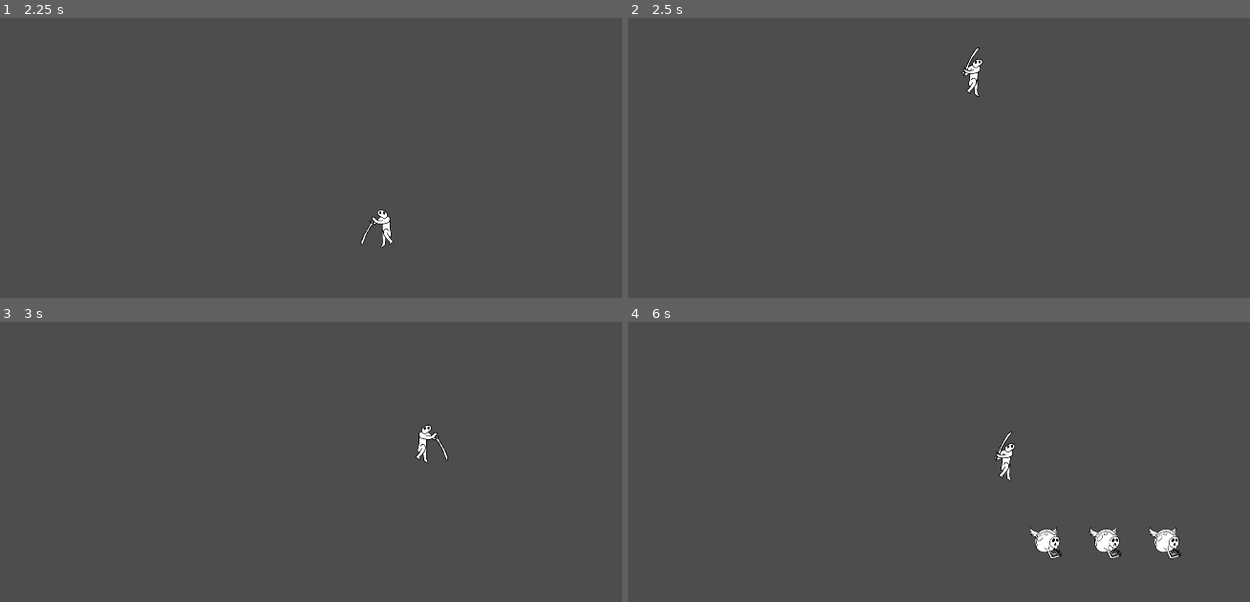
Above: before the commit, frames 1-4 (two rows, left to right).
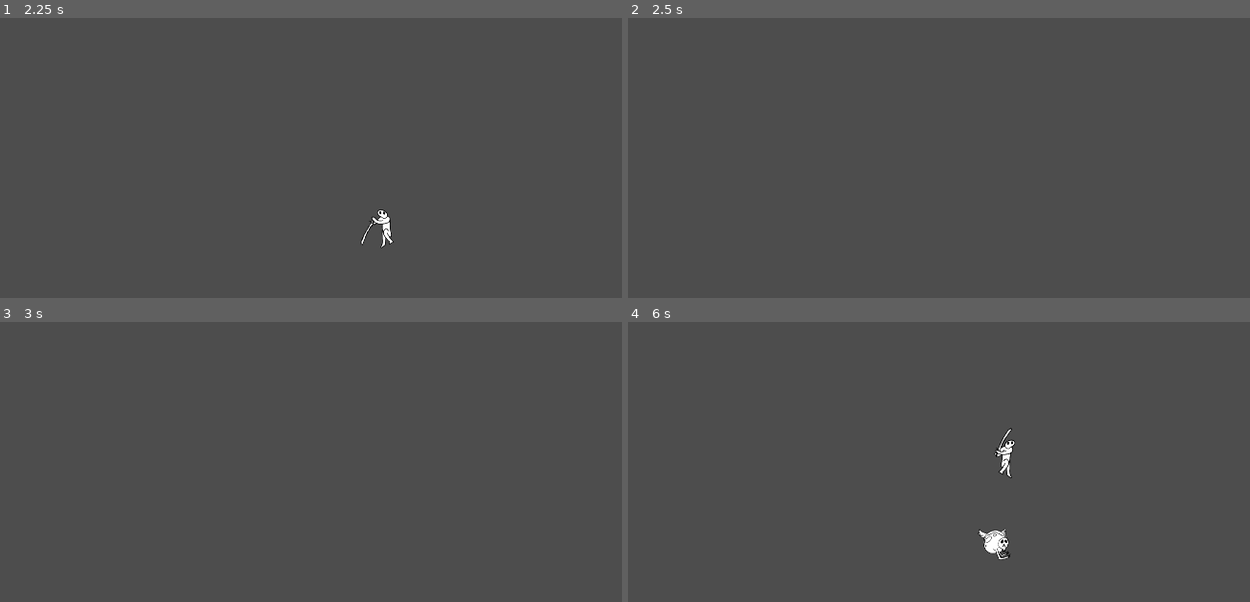
Above: after the commit, the same moments.

Repository: friedev/against-the-void
Game: Godot game, scene res://src/main.tscn
The game is run twice, just before and just after one commit, with the same random seed, the same clock (stepped at 60 frames per second) and the same inputs.
Inputs:
- Up to frame 1 (2.25 s): tap Enter at 0.5 s; hold D (move_right) 0.53-1.28 s; hold X (attack) 0.53-1.28 s; tap Z (jump) at 0.77, 0.8, 1.07, 1.35, 1.52, 1.82 s; hold A (move_left) 1.28-2.03 s; tap X (attack) at 1.55 s; hold D (move_right) from 2.03 s (still down); hold X (attack) from 2.03 s (still down)
- Up to frame 2 (2.5 s): keep holding D (move_right); keep holding X (attack); tap Z (jump) at 2.3 s
- Up to frame 3 (3 s): keep holding D (move_right); release X (attack) at 2.78 s; tap X (attack) at 2.85 s
- Up to frame 4 (6 s): tap Z (jump) at 3.02, 3.32, 4.52, 4.82, 5.3, 5.85 s; release D (move_right) at 3.53 s; hold Z (jump) 3.53-4.28 s; hold A (move_left) 3.53-5.78 s; tap R (restart) at 4.15 s; tap X (attack) at 4.35 s; hold X (attack) 5.03-5.78 s; hold D (move_right) from 5.78 s (still down)

Frame 1 is identical in both runs. In frame 2, 0.2% of the frame differs, in the area x 53-58%, y 10-29%; in frame 3, 0.2%; in frame 4, 1.5%, in the area x 56-89%, y 37-86%.

Commit message:
Separate dying and restarting

Diff:
--- a/src/main.gd
+++ b/src/main.gd
@@ -6,3 +6,12 @@
 
 func _on_node_spawned(node: Node) -> void:
 	add_child(node)
+
+
+func _unhandled_key_input(event: InputEvent) -> void:
+	if event.is_action_pressed("restart"):
+		restart()
+
+
+func restart() -> void:
+	get_tree().reload_current_scene()
--- a/src/main.tscn
+++ b/src/main.tscn
@@ -53,7 +53,7 @@
 [node name="Main" type="Node2D" unique_id=793816073]
 script = ExtResource("1_rlaii")
 
-[node name="Player" type="CharacterBody2D" parent="." unique_id=305687847 node_paths=PackedStringArray("sprite", "sword_area", "attack_sound", "jump_sound")]
+[node name="Player" type="CharacterBody2D" parent="." unique_id=305687847 node_paths=PackedStringArray("sprite", "sword_area", "attack_sound", "jump_sound", "camera")]
 position = Vector2(1, -550)
 scale = Vector2(2, 2)
 collision_mask = 2
@@ -71,6 +71,7 @@
 sword_area = NodePath("SwordArea")
 attack_sound = NodePath("AttackSound")
 jump_sound = NodePath("JumpSound")
+camera = NodePath("ShakeCamera")
 
 [node name="Sprite2D" type="AnimatedSprite2D" parent="Player" unique_id=1711341869]
 position = Vector2(4.343811, 7)
--- a/src/player.gd
+++ b/src/player.gd
@@ -15,6 +15,7 @@
 @export var sword_area: Area2D
 @export var attack_sound: SmartSound
 @export var jump_sound: SmartSound
+@export var camera: Camera2D
 
 @onready var initial_position := position
 @onready var jumps_left := air_jumps
@@ -55,8 +56,6 @@
 func _unhandled_key_input(event: InputEvent) -> void:
 	if event.is_action_pressed("attack"):
 		attack()
-	elif event.is_action_pressed("restart"):
-		die()
 
 
 func jump() -> bool:
@@ -89,12 +88,12 @@
 
 
 func die() -> void:
-	position = initial_position
-	jumps_left = air_jumps
-	velocity = Vector2.ZERO
-	#visible = false
-	#velocity = Vector2.ZERO
-	#process_mode = PROCESS_MODE_DISABLED
+	var camera_position := camera.get_screen_center_position()
+	remove_child(camera)
+	SignalBus.node_spawned.emit(camera)
+	camera.global_position = camera_position
+	camera.reset_smoothing()
+	queue_free()
 
 
 func try_hit(body: Node2D) -> void:
